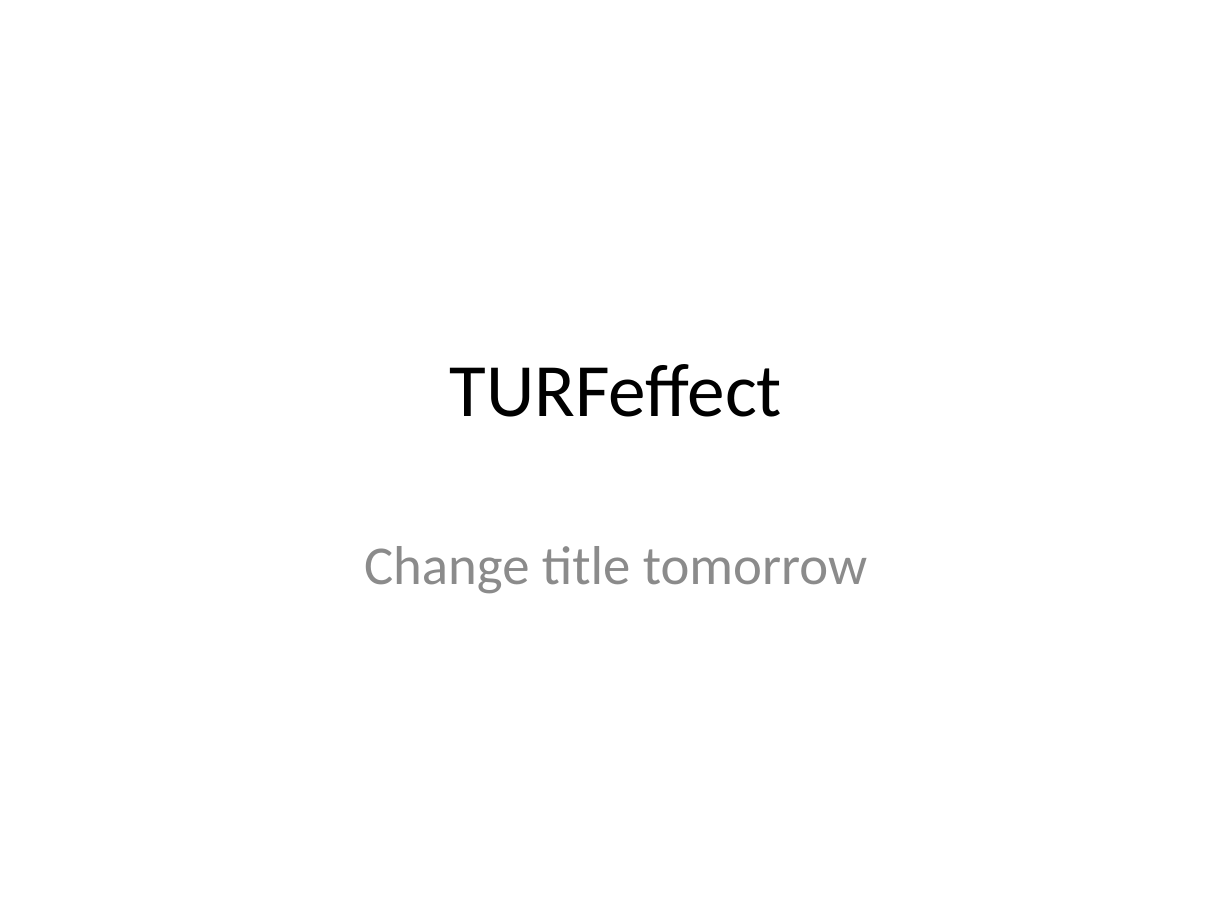
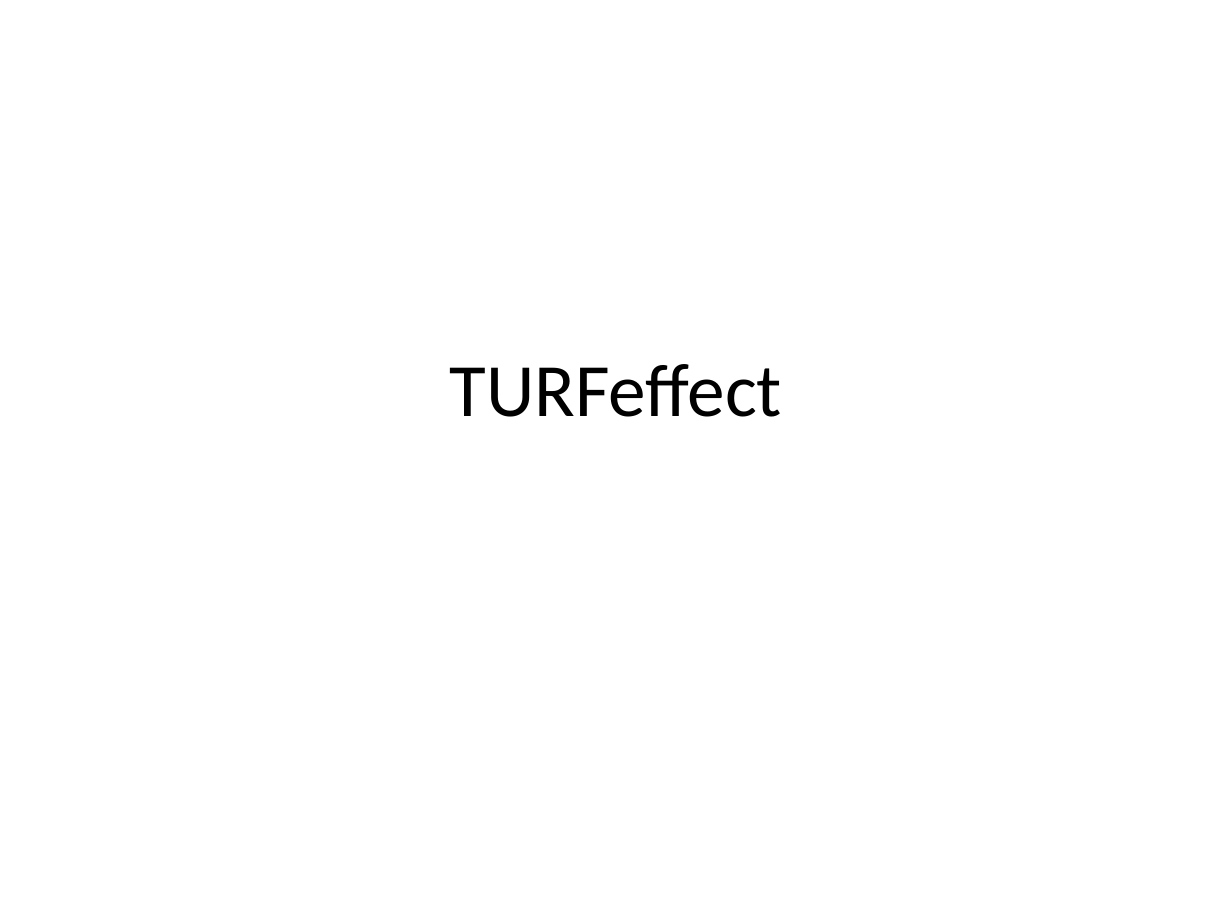
Before and after one commit to turfeffect/Docs, a slide deck: slide 1 of Presentations/Plantinga_Presentation.pptx. Drawn at 1232x924 pixels with LibreOffice and Linux fonts; fonts in the diff are those of the drawing. Boxes give left, top, right and bottom in pixels: in the first picture for what was removed or moved away, otherwise in the second. Text is boxed around its words. In the diff, an @@ line names an element or a change of style, - is before the commit and + after.

```diff
--- a/Presentations/Plantinga_Presentation.pptx
+++ b/Presentations/Plantinga_Presentation.pptx
@@ subtitle removed at [364,546,867,594] @@
-Change title tomorrow
```
Also in this commit, not shown: 1 other file.
